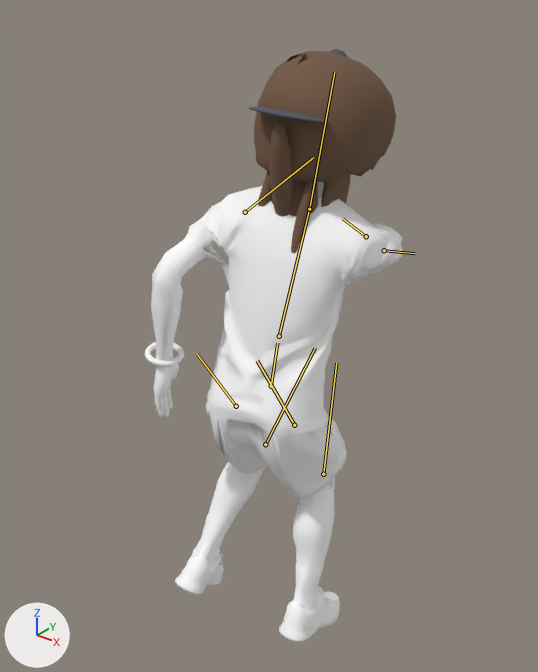
The glTF model art/blender/golfer-motion-r6.glb as it was, and as the next commit left it.
Rendered twice from a 50 mm lens placed at (1.146, -1.449, 1.985), pointed at (-0.161, 0.186, 0.972). Lighting does not change. The marker at lower left points along +X, +Y and +Z. The picture after the commit comes second. Both versions are drawn at frame 22 of the action 'putt'; the numbers are the values there. The bones that change, and the others that lie on the model, are drawn over the model as lines.

Objects in the first picture: 'accessory_wristbandL', 'body', 'hair_afro', 'hair_braids', 'hair_long', 'hair_ponytail', 'headwear_backcap', 'headwear_beanie'.
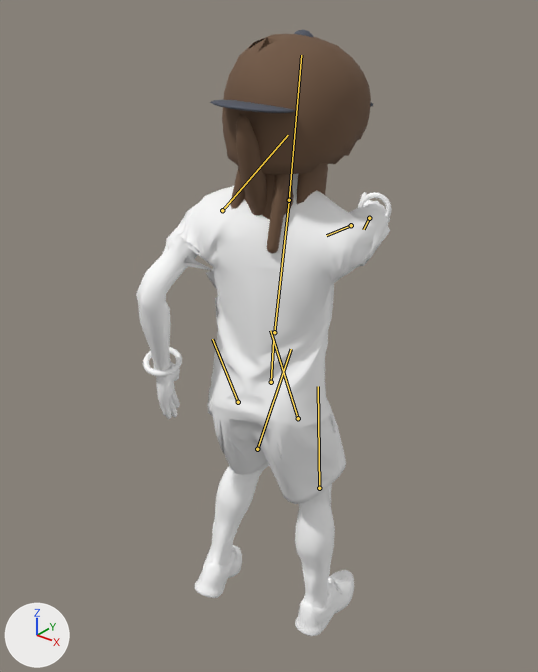
Location of each change, (x1, y1, x2, y2) in pixels of the pictures (538 x 672 px):
'body', posed
    before: (151, 182, 404, 642)
    after: (136, 174, 390, 636)
'hair_afro', posed (8% taller)
    before: (254, 51, 396, 182)
    after: (222, 34, 371, 175)
'hair_ponytail', posed
    before: (270, 120, 294, 217)
    after: (236, 113, 267, 216)
'hair_braids', posed
    before: (257, 170, 317, 253)
    after: (230, 166, 290, 253)
'hair_long', posed
    before: (271, 174, 351, 216)
    after: (244, 163, 328, 219)
'headwear_backcap', posed
    before: (249, 107, 330, 123)
    after: (210, 100, 295, 113)
'accessory_wristbandL', posed (19% taller)
    before: (145, 342, 184, 367)
    after: (143, 347, 182, 377)
'accessory_wristbandR', posed (not visible before)
    after: (358, 192, 392, 219)
'headwear_beanie', posed (mostly hidden)
    before: (329, 49, 347, 57)
    after: (294, 29, 313, 37)
bone 'root', root to tip
    before: (271, 386) to (277, 343)
    after: (271, 382) to (273, 340)
bone 'hipL', root to tip
    before: (236, 406) to (197, 354)
    after: (238, 402) to (212, 339)
bone 'knL', root to tip
    before: (265, 444) to (315, 348)
    after: (257, 449) to (291, 349)
bone 'hipR', root to tip
    before: (294, 425) to (257, 360)
    after: (298, 418) to (270, 330)
bone 'knR', root to tip
    before: (323, 474) to (336, 363)
    after: (319, 488) to (318, 386)
bone 'spine', root to tip
    before: (279, 336) to (309, 208)
    after: (274, 332) to (289, 201)
bone 'head', root to tip
    before: (309, 209) to (334, 72)
    after: (289, 200) to (301, 55)
bone 'shL', root to tip
    before: (245, 212) to (313, 157)
    after: (222, 210) to (288, 135)
bone 'shR', root to tip
    before: (366, 236) to (342, 218)
    after: (351, 225) to (326, 235)
bone 'elR', root to tip
    before: (384, 250) to (415, 253)
    after: (369, 218) to (363, 229)

The change, as a diff of the scene's bpy script:
```diff
--- a/art/blender/golfer-motion-r6.glb.py
+++ b/art/blender/golfer-motion-r6.glb.py
@@ bone_root @@
 bone_root = bpy.data.objects['ChainsRig'].pose.bones['root']
-bone_root.location = (0.0, -0.029, 0.0)
-bone_root.rotation_quaternion = (0.99, -0.111, 0.087, -0.01)  # degrees (-13, 10, -2)
+bone_root.location = (0.0, -0.015, 0.0)
+bone_root.rotation_quaternion = (0.994, -0.043, 0.104, -0.005)  # degrees (-5, 12, -1)
@@ bone_hipl @@
 bone_hipl = bpy.data.objects['ChainsRig'].pose.bones['hipL']  # child of 'root'
-bone_hipl.rotation_quaternion = (0.898, 0.432, -0.063, -0.061)  # degrees (52, -3, -9)
+bone_hipl.rotation_quaternion = (0.942, 0.324, -0.046, -0.069)  # degrees (38, -2, -9)
@@ bone_knl @@
 bone_knl = bpy.data.objects['ChainsRig'].pose.bones['knL']  # child of 'hipL'
-bone_knl.rotation_quaternion = (0.795, -0.607, 0.0, 0.0)  # degrees (-75, 0, 0)
+bone_knl.rotation_quaternion = (0.903, -0.43, 0.0, 0.0)  # degrees (-51, 0, 0)
@@ bone_hipr @@
 bone_hipr = bpy.data.objects['ChainsRig'].pose.bones['hipR']  # child of 'root'
-bone_hipr.rotation_quaternion = (0.916, 0.398, 0.036, 0.037)  # degrees (47, 2, 6)
+bone_hipr.rotation_quaternion = (0.97, 0.242, 0.006, 0.032)  # degrees (28, 0, 4)
@@ bone_knr @@
 bone_knr = bpy.data.objects['ChainsRig'].pose.bones['knR']  # child of 'hipR'
-bone_knr.rotation_quaternion = (0.891, -0.453, 0.0, 0.0)  # degrees (-54, 0, 0)
+bone_knr.rotation_quaternion = (0.979, -0.205, 0.0, 0.0)  # degrees (-24, 0, 0)
@@ bone_spine @@
 bone_spine = bpy.data.objects['ChainsRig'].pose.bones['spine']  # child of 'root'
-bone_spine.rotation_quaternion = (0.989, -0.102, 0.102, -0.011)  # degrees (-12, 12, -2)
+bone_spine.rotation_quaternion = (0.992, -0.052, 0.113, -0.006)  # degrees (-6, 13, -1)
@@ bone_head @@
 bone_head = bpy.data.objects['ChainsRig'].pose.bones['head']  # child of 'spine'
-bone_head.rotation_quaternion = (0.981, 0.128, -0.145, -0.019)  # degrees (15, -16, -4)
+bone_head.rotation_quaternion = (0.98, 0.051, -0.191, -0.01)  # degrees (6, -22, -2)
@@ bone_shl @@
 bone_shl = bpy.data.objects['ChainsRig'].pose.bones['shL']  # child of 'spine'
-bone_shl.rotation_quaternion = (0.917, -0.339, -0.124, -0.169)  # degrees (-38, -20, -14)
+bone_shl.rotation_quaternion = (0.913, -0.341, -0.139, -0.175)  # degrees (-38, -22, -14)
@@ bone_shr @@
 bone_shr = bpy.data.objects['ChainsRig'].pose.bones['shR']  # child of 'spine'
-bone_shr.rotation_quaternion = (0.552, 0.498, 0.457, 0.488)  # degrees (85, 1, 84)
+bone_shr.rotation_quaternion = (0.57, 0.522, 0.437, 0.46)  # degrees (86, 1, 79)
@@ bone_elr @@
 bone_elr = bpy.data.objects['ChainsRig'].pose.bones['elR']  # child of 'shR'
-bone_elr.rotation_quaternion = (0.972, 0.234, 0.0, 0.0)  # degrees (27, 0, 0)
+bone_elr.rotation_quaternion = (0.998, 0.057, 0.0, 0.0)  # degrees (7, 0, 0)
```
